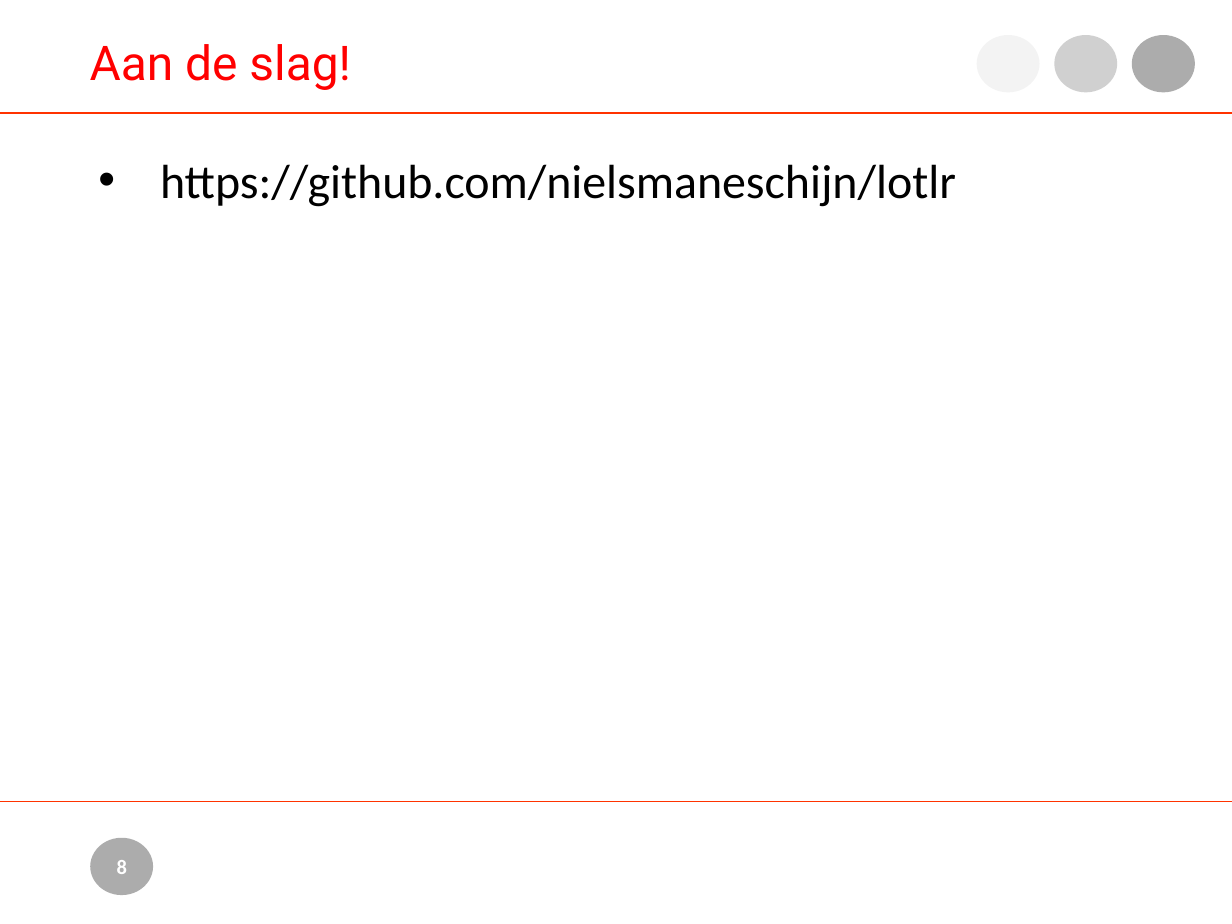
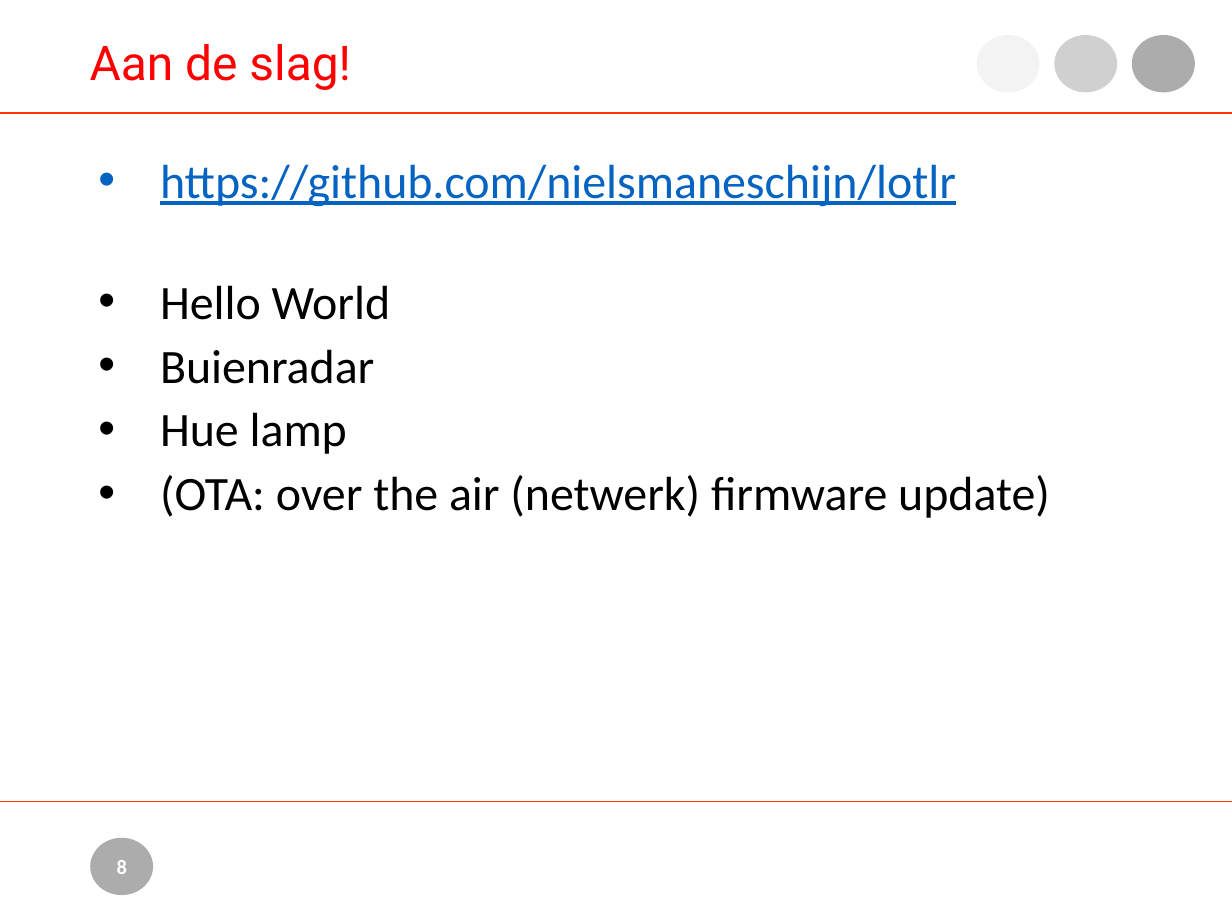
Before and after one commit to nielsmaneschijn/lotlr, a slide deck: slide 8 of doc/IOT for Dummies.pptx. Drawn at 1232x924 pixels with LibreOffice and Linux fonts; fonts in the diff are those of the drawing; background and template pictures are left out. Boxes give left, top, right and bottom in pixels: in the first picture for what was removed or moved away, otherwise in the second. Text is boxed around its words. In the diff, an @@ line names an element or a change of style, - is before the commit and + after.

```diff
--- a/doc/IOT for Dummies.pptx
+++ b/doc/IOT for Dummies.pptx
@@ text at box(160, 164, 956, 207): text colour #000000 to #0563C1, underline on in "https://github.com/nielsmaneschijn/lotlr" @@
@@ text at box(160, 285, 1050, 518): paragraphs added @@
+• Hello World
+• Buienradar
+• Hue lamp
+• (OTA: over the air (netwerk) firmware update)
```
Also in this commit, not shown: 1 other slide changed, 3 other files.
